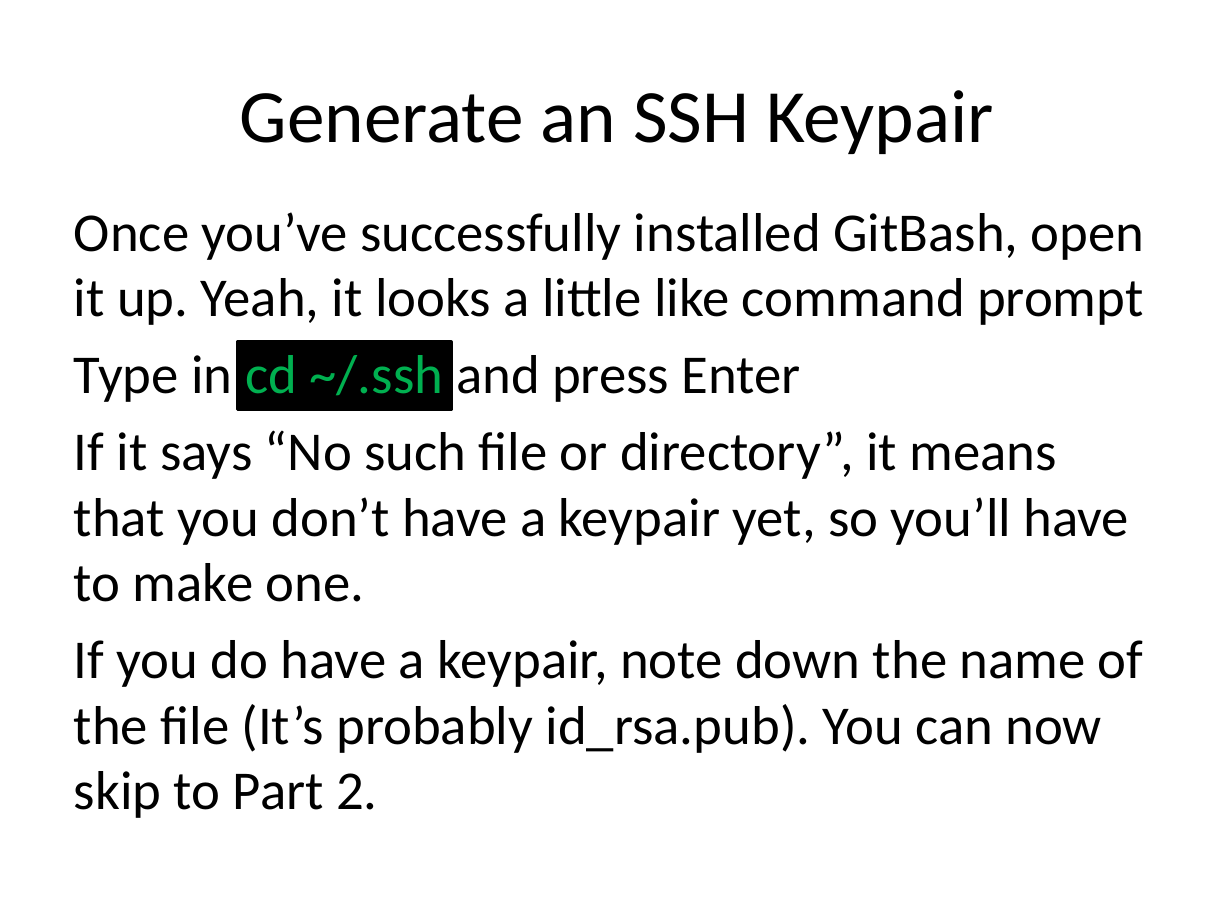
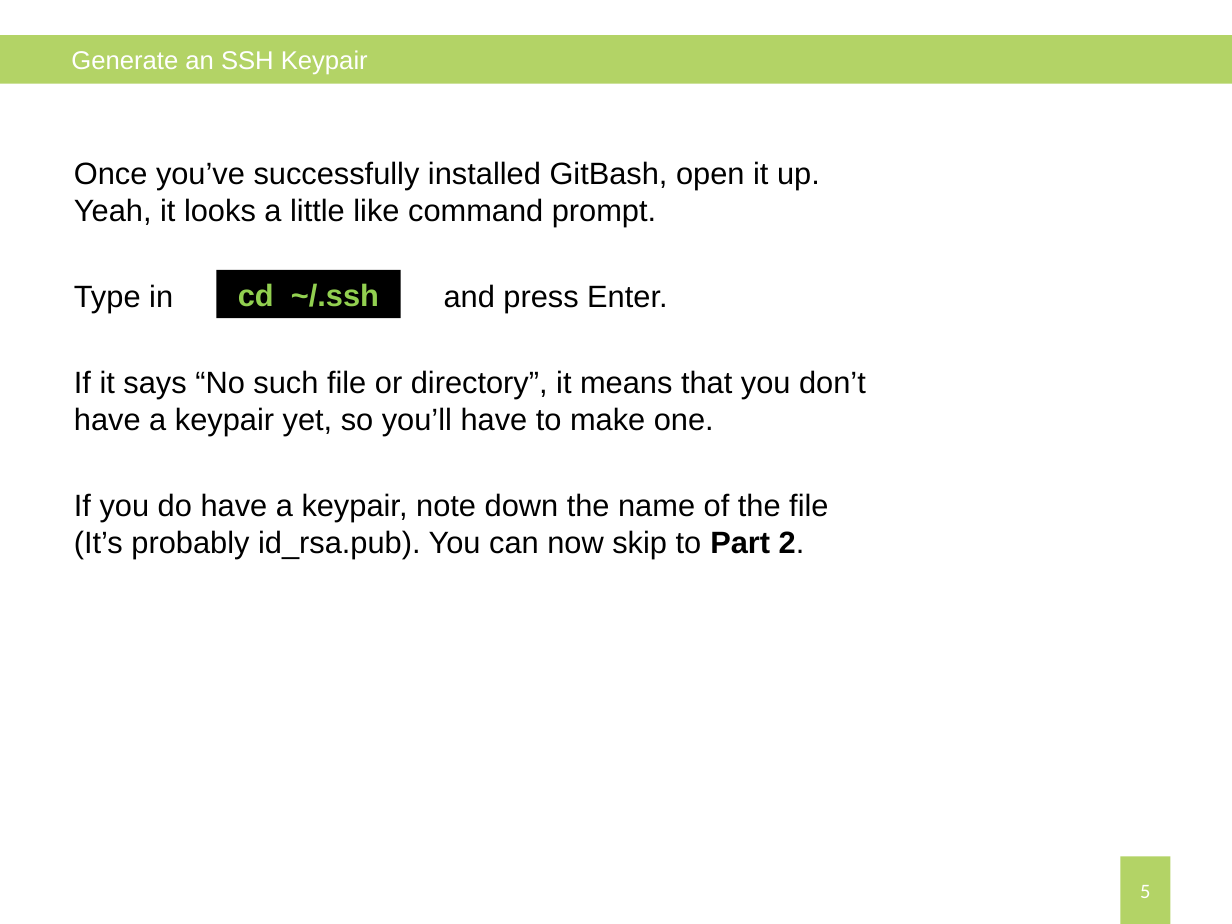
Before and after one commit to JaceTan/programming-notes, a slide deck: slide 5 of Preparing your computer for Git (Windows).pptx (slide 6 before the commit). Drawn at 1232x924 pixels with LibreOffice and Linux fonts; fonts in the diff are those of the drawing. Boxes give left, top, right and bottom in pixels: in the first picture for what was removed or moved away, otherwise in the second. Text is boxed around its words. In the diff, an @@ line names an element or a change of style, - is before the commit and + after.

```diff
--- a/Preparing your computer for Git (Windows).pptx
+++ b/Preparing your computer for Git (Windows).pptx
@@ rectangle added at (0,36,1232,84), fill #B3D366 @@
@@ text "Generate an SSH Keypair" at (71,50,368,75): size 44 to 15 pt, font Calibri to Arial, text colour #000000 to #FFFFFF; alignment centre to left @@
@@ text "Once you’ve successfully installed GitBash, ...": place and size @@
-text "Once you’ve successfully installed GitBash, ..." at (74,212,1145,818)
+text "Once you’ve successfully installed GitBash, ..." at (74,161,866,559)
@@ text at (74,161,820,312): text changed; size 32 to 18 pt; font Calibri to Arial @@
-Once you’ve successfully installed GitBash, open it up. Yeah, it looks a little like command prompt
-Type in cd ~/.ssh and press Enter
+Once you’ve successfully installed GitBash, open it up. Yeah, it looks a little like command prompt.
+Type in and press Enter.
@@ rectangle added at (217,270,402,318), fill #000000, 18 pt, text #92D050, bold @@
+cd ~/.ssh
@@ rectangle removed at (238,341,451,409) @@
@@ text at (74,370,866,559): size 32 to 18 pt, font Calibri to Arial in "If it says “No such file or ...", "If you do have a keypair, note ..."; bold on in "Part 2."; less space between paragraphs @@
@@ page number added at (1120,856,1170,924), fill #B3D366, 12 pt, text #FFFFFF @@
+5
```
Also in this commit, not shown: 11 other slides changed, 2 slides added, 6 slides removed, 3 other files.
